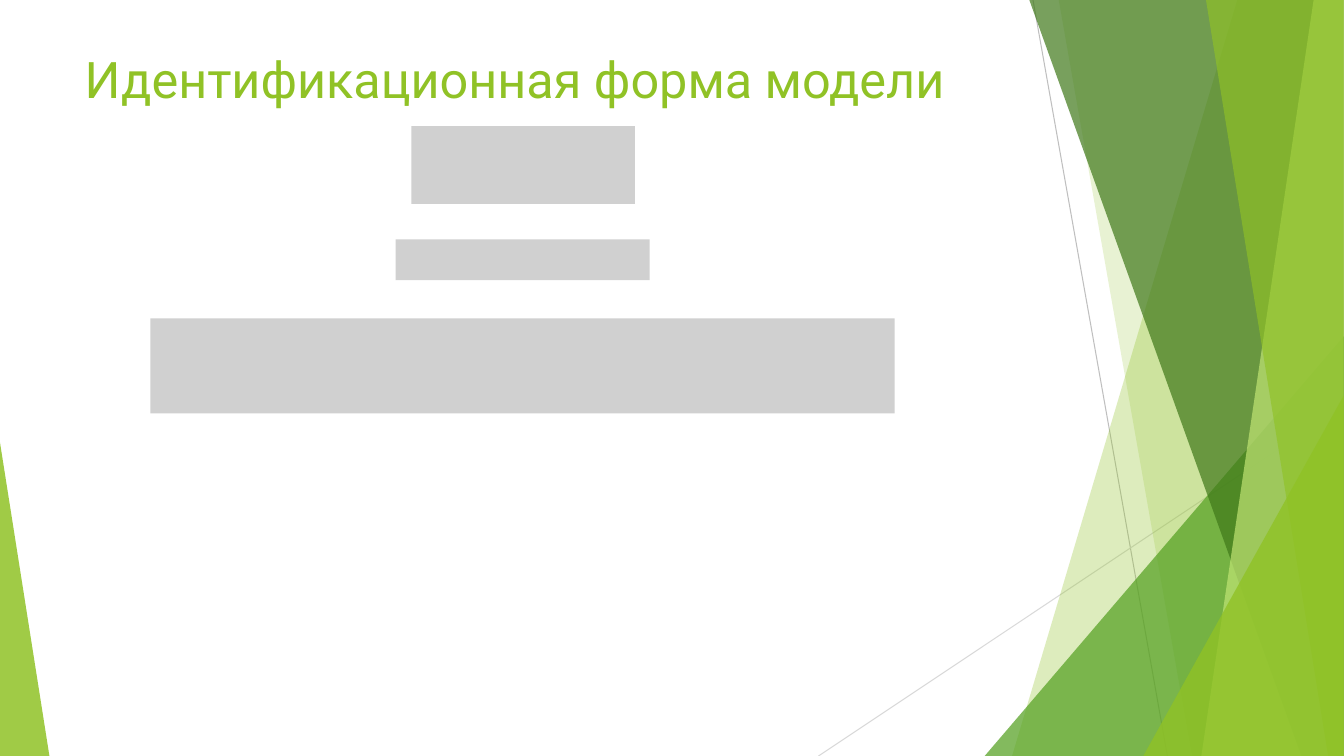
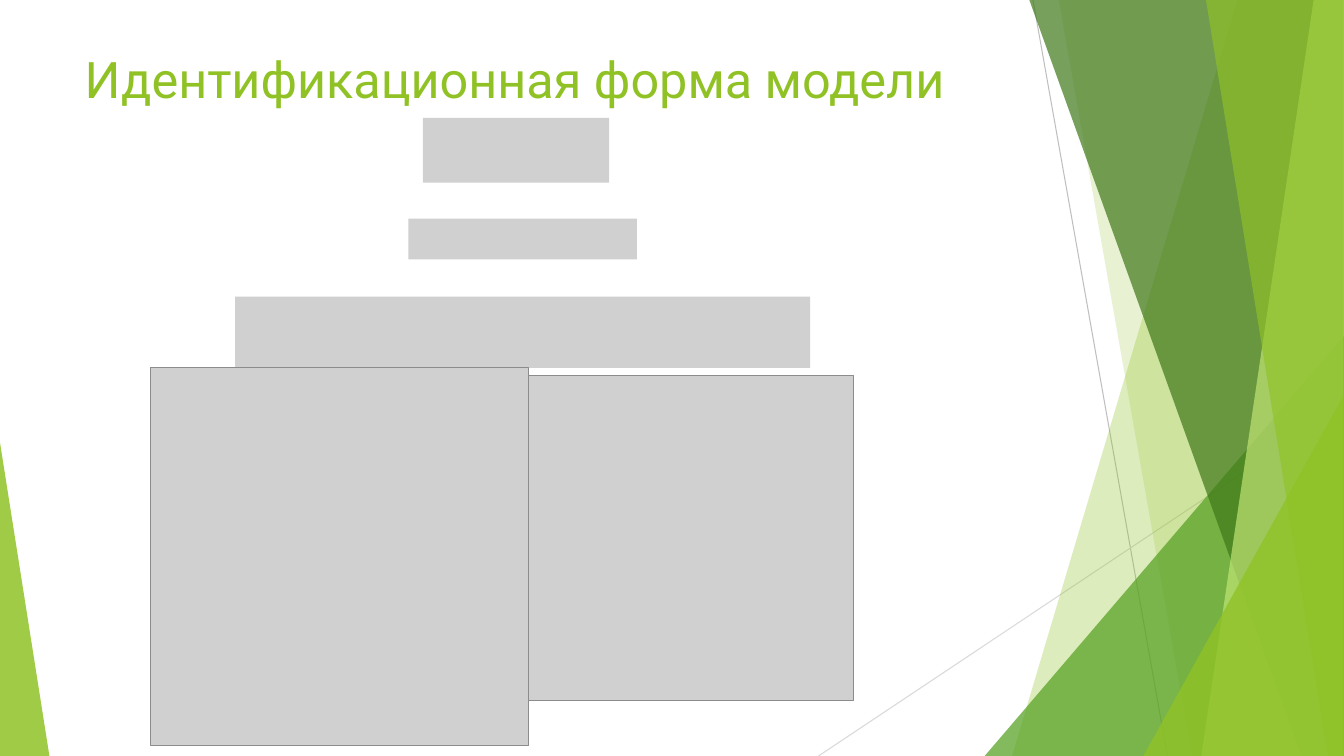
Before and after one commit to Dranikf/diplom_project, a slide deck: slide 4 of defence/презентация защита работы.pptx. Drawn at 1344x756 pixels with LibreOffice and Linux fonts; fonts in the diff are those of the drawing; grey boxes stand for pictures. Boxes give left, top, right and bottom in pixels: in the first picture for what was removed or moved away, otherwise in the second. Text is boxed around its words. In the diff, an @@ line names an element or a change of style, - is before the commit and + after.

```diff
--- a/defence/презентация защита работы.pptx
+++ b/defence/презентация защита работы.pptx
@@ picture: place and size @@
-picture at (411, 126, 635, 204)
+picture at (422, 118, 609, 182)
@@ picture: place and size @@
-picture at (396, 239, 650, 280)
+picture at (408, 219, 637, 259)
@@ picture: place and size @@
-picture at (150, 319, 894, 413)
+picture at (235, 296, 811, 368)
@@ picture added at (150, 367, 528, 745) @@
@@ picture added at (528, 376, 854, 702) @@
```
Also in this commit, not shown: 1 other file.
